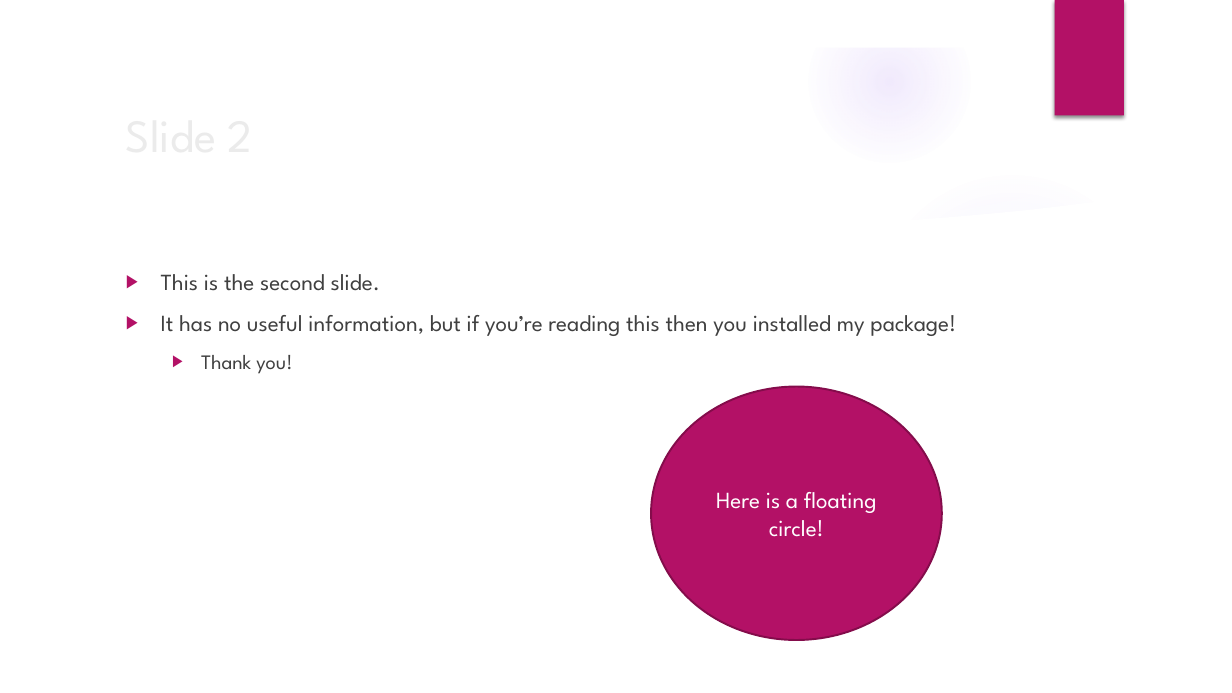
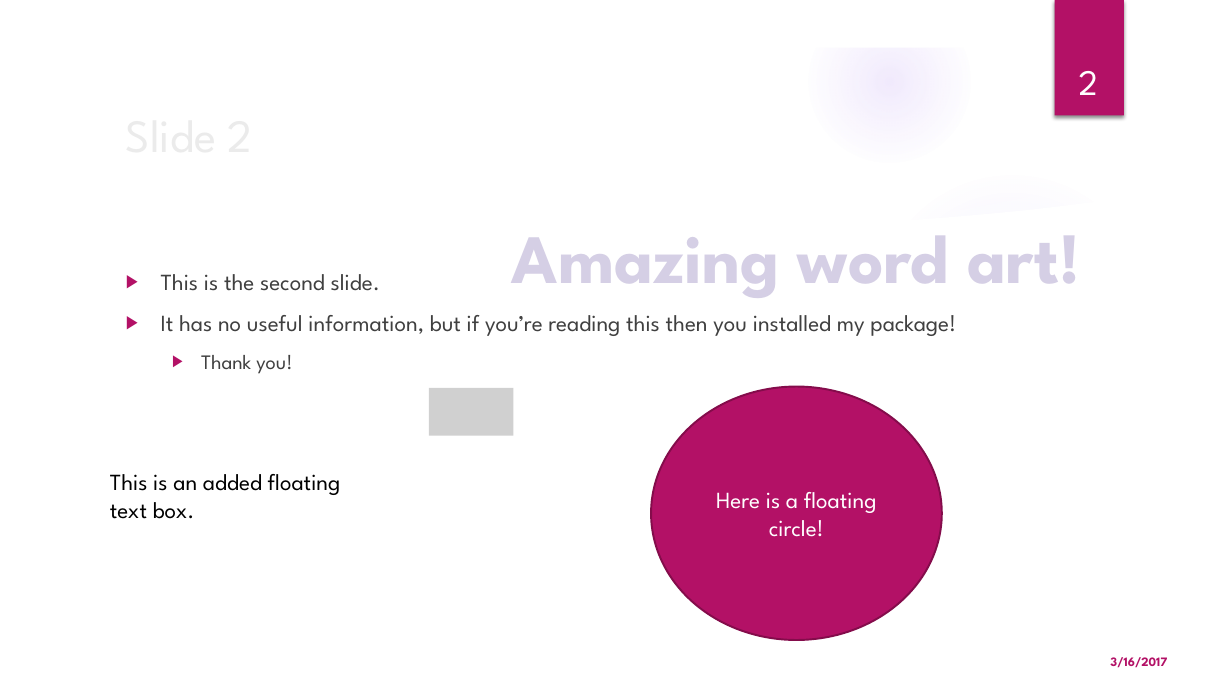
Before and after one commit to bmewing/readOffice, a slide deck: slide 2 of inst/extdata/example.pptx. Drawn at 1232x693 pixels with LibreOffice and Linux fonts; fonts in the diff are those of the drawing; grey boxes stand for pictures; background and template pictures are left out. Boxes give left, top, right and bottom in pixels: in the first picture for what was removed or moved away, otherwise in the second. Text is boxed around its words. In the diff, an @@ line names an element or a change of style, - is before the commit and + after.

```diff
--- a/inst/extdata/example.pptx
+++ b/inst/extdata/example.pptx
@@ page number added at (x1=1079, y1=71, x2=1098, y2=95), 28 pt, text #FFFFFF @@
+2
@@ text added at (x1=512, y1=236, x2=1081, y2=298), 54 pt, text pattern #3B3059 on #D5CFE5, bold @@
+Amazing word art!
@@ picture added at (x1=429, y1=388, x2=513, y2=436) @@
@@ text added at (x1=110, y1=474, x2=341, y2=519), 18 pt, text #000000 @@
+This is an added floating text box.
@@ text added at (x1=1110, y1=657, x2=1167, y2=668), 10 pt, text #B31166, bold @@
+3/16/2017
```
Also in this commit, not shown: 4 other slides changed, 10 other files.
